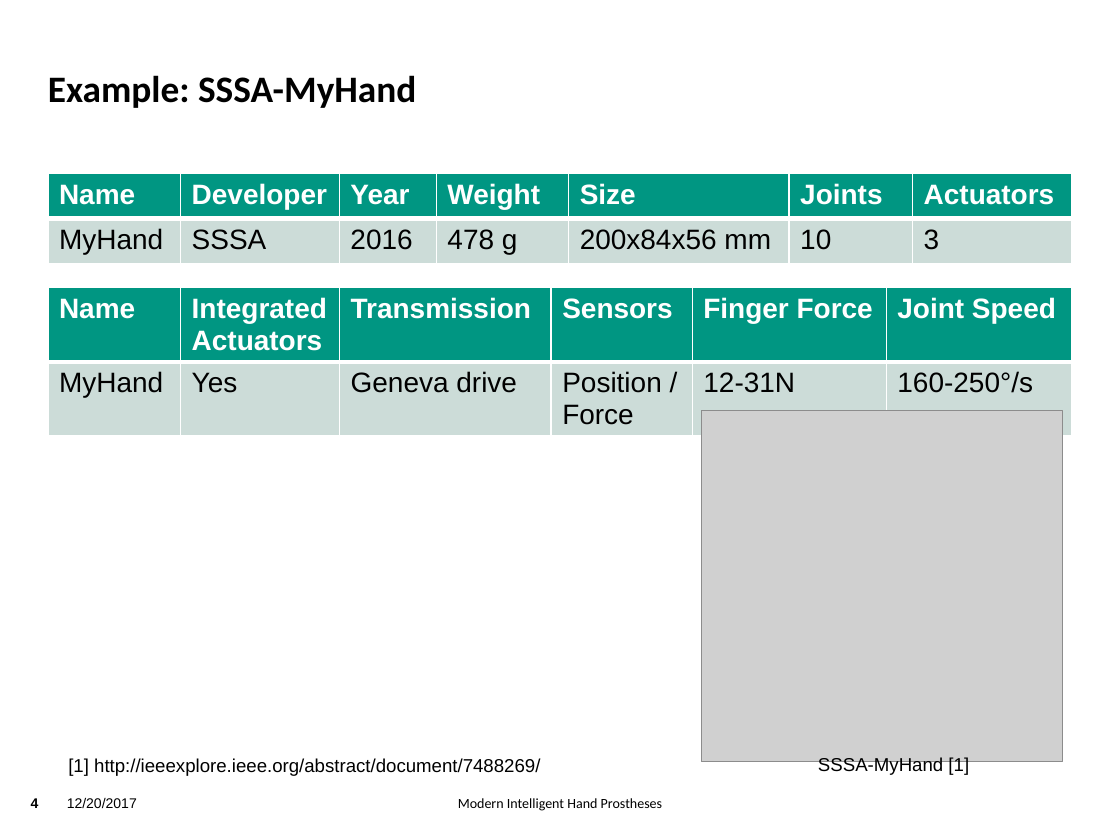
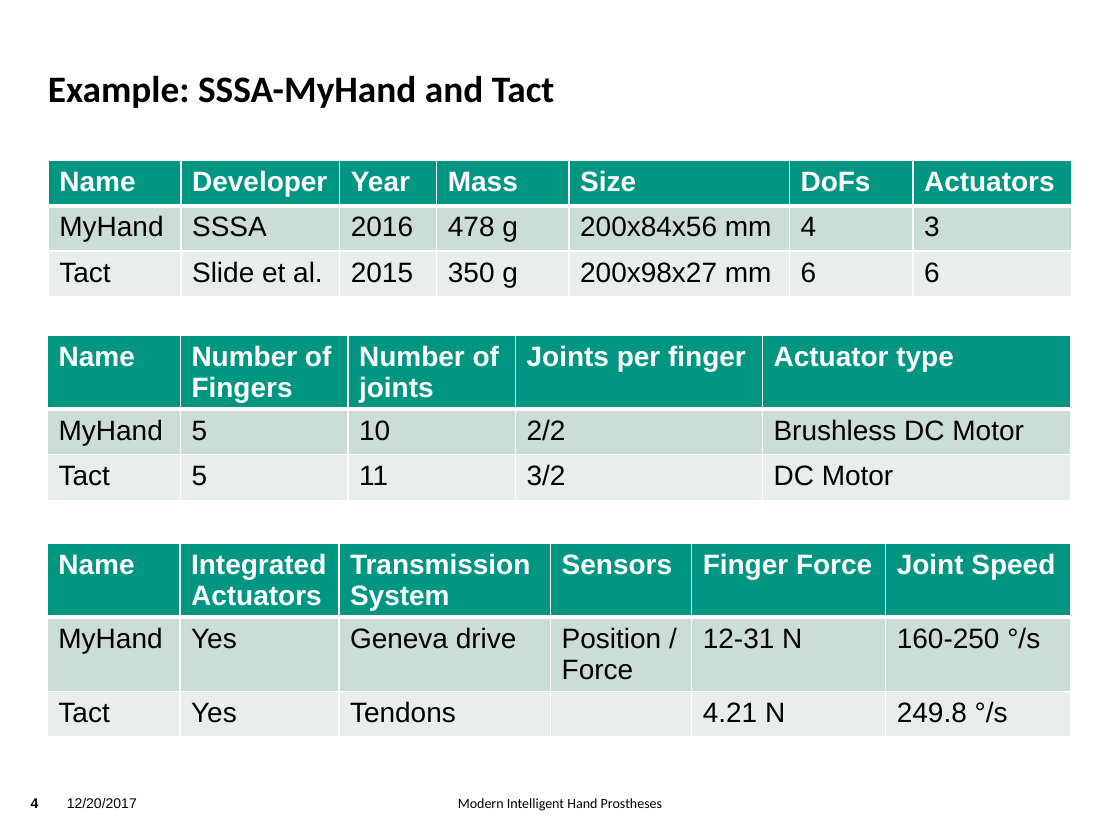
Before and after one commit to TsStocker/HumanoideRobotik, a slide deck: slide 4 of Vortrag/Vortrag.pptx. Drawn at 1120x840 pixels with LibreOffice and Linux fonts; fonts in the diff are those of the drawing; grey boxes stand for pictures; background and template pictures are left out. Boxes give left, top, right and bottom in pixels: in the first picture for what was removed or moved away, otherwise in the second. Text is boxed around its words. In the diff, an @@ line names an element or a change of style, - is before the commit and + after.

```diff
--- a/Vortrag/Vortrag.pptx
+++ b/Vortrag/Vortrag.pptx
@@ title at (48,75,555,108): text changed @@
-Example: SSSA-MyHand
+Example: SSSA-MyHand and Tact
@@ table at (48,160,1072,297) @@
-row 1: Name | Developer | Year | Weight | Size | Joints | Actuators
-row 2: MyHand | SSSA | 2016 | 478 g | 200x84x56 mm | 10 | 3
+row 1: Name | Developer | Year | Mass | Size | DoFs | Actuators
+row 2: MyHand | SSSA | 2016 | 478 g | 200x84x56 mm | 4 | 3
+row 3: Tact | Slide et al. | 2015 | 350 g | 200x98x27 mm | 6 | 6
@@ table: place and size @@
-table at (48,174,1072,264)
+table at (48,160,1072,297)
@@ table added at (47,335,1071,504), 3 rows, 5 columns @@
+Name | Number of Fingers | Number of joints | Joints per finger | Actuator type
+MyHand | 5 | 10 | 2/2 | Brushless DC Motor
+Tact | 5 | 11 | 3/2 | DC Motor
@@ picture removed at (701,411,1063,763) @@
@@ table at (47,543,1070,746) @@
-row 1: Name | Integrated Actuators | Transmission | Sensors | Finger Force | Joint Speed
-row 2: MyHand | Yes | Geneva drive | Position / Force | 12-31N | 160-250°/s
+row 1: Name | Integrated Actuators | Transmission / System | Sensors | Finger Force | Joint Speed
+row 2: MyHand | Yes | Geneva drive | Position / Force | 12-31 N | 160-250 °/s
+row 3: Tact | Yes | Tendons |  | 4.21 N | 249.8 °/s
@@ table: place and size @@
-table at (48,288,1071,445)
+table at (47,543,1070,746)
@@ text removed at (68,758,540,776) @@
-[1] http://ieeexplore.ieee.org/abstract/document/7488269/
@@ text removed at (818,757,969,776) @@
-SSSA-MyHand [1]
```
Also in this commit, not shown: 3 other slides changed, 5 other files.
